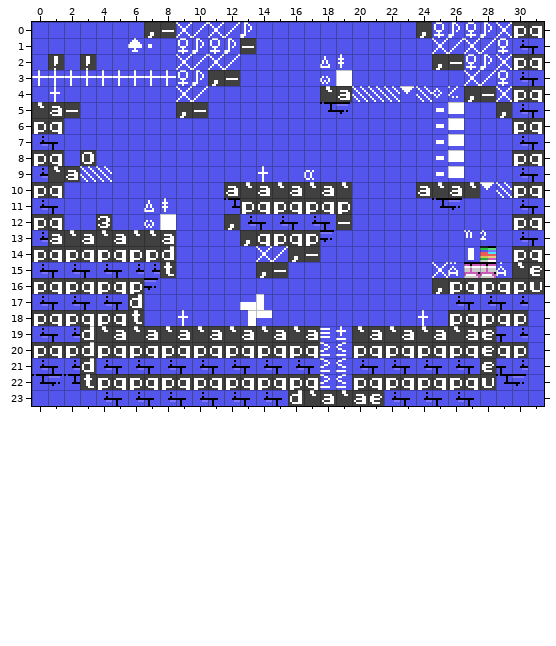
Two states of a Tiled map, games/stevedore/maps/stage_11.tmx. Above, as it was before the edit.
Cells are 8x8 px. Shown: x 0..31, y 0..23.
New version:
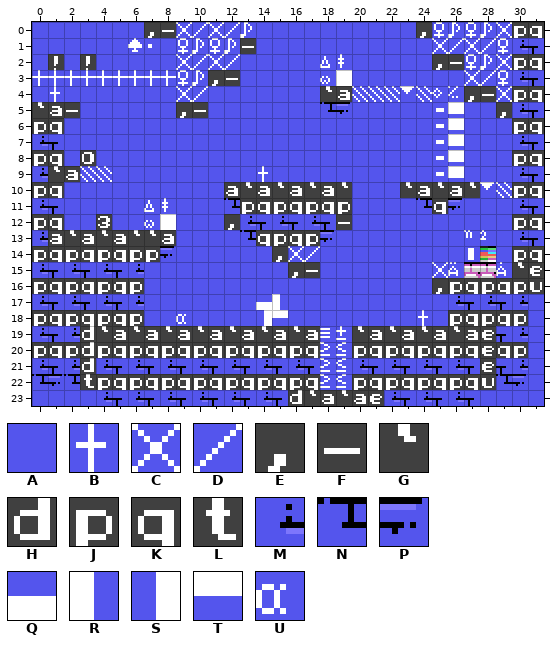
Key: from "charset": A 0, B 16, C 28, D 29, E 44, F 45, G 96, H 100, J 112, K 113, L 116, M 128, N 144, P 145, Q 220, R 221, S 222, T 223, U 224.
_ is an empty cell.
From the commit log: Fixed some death/respawn problems Testing stage over animations
Edits made:
Layer "Capa de Patrones 1":
Tile A replaces tile C in row 14 at x 14.
Tile A replaces tile E in row 15 at x 14.
Tile A replaces tile F in row 15 at x 15.
Tile A replaces tile L in row 15 at x 8.
Tile A replaces tile M in row 15 at x 7.
Tile A replaces tile P in row 16 at x 7.
Tile A replaces tile Q in row 17 at x 13.
Tile A replaces tile S in row 18 at x 13.
Tile A replaces tile U in row 9 at x 17.
Tile C replaces tile E in row 14 at x 16.
Tile D replaces tile F in row 14 at x 17.
Tile E replaces tile A in row 15 at x 16.
Tile E replaces tile D in row 14 at x 15.
Tile F replaces tile A in row 15 at x 17.
Tile G replaces tile A in row 10 at x 23.
Tile J replaces tile L in row 18 at x 6.
Tile K replaces tile N in row 11 at x 25.
Tile M replaces tile H in row 17 at x 6.
Tile N replaces tile A in row 11 at x 24.
Tile N replaces tile E in row 13 at x 13.
Tile P replaces tile H in row 14 at x 8.
Tile Q replaces tile R in row 17 at x 14.
Tile R replaces tile A in row 17 at x 15.
Tile S replaces tile T in row 18 at x 14.
Tile T replaces tile A in row 18 at x 15.
Tile U replaces tile B in row 18 at x 9.
